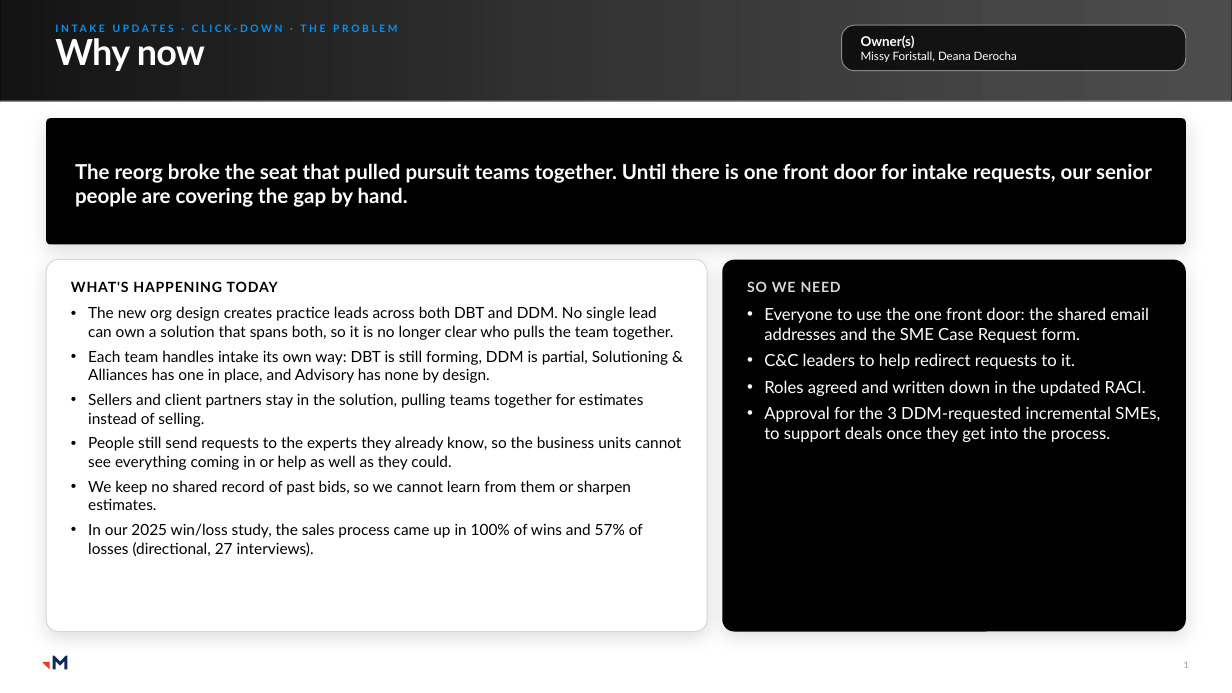
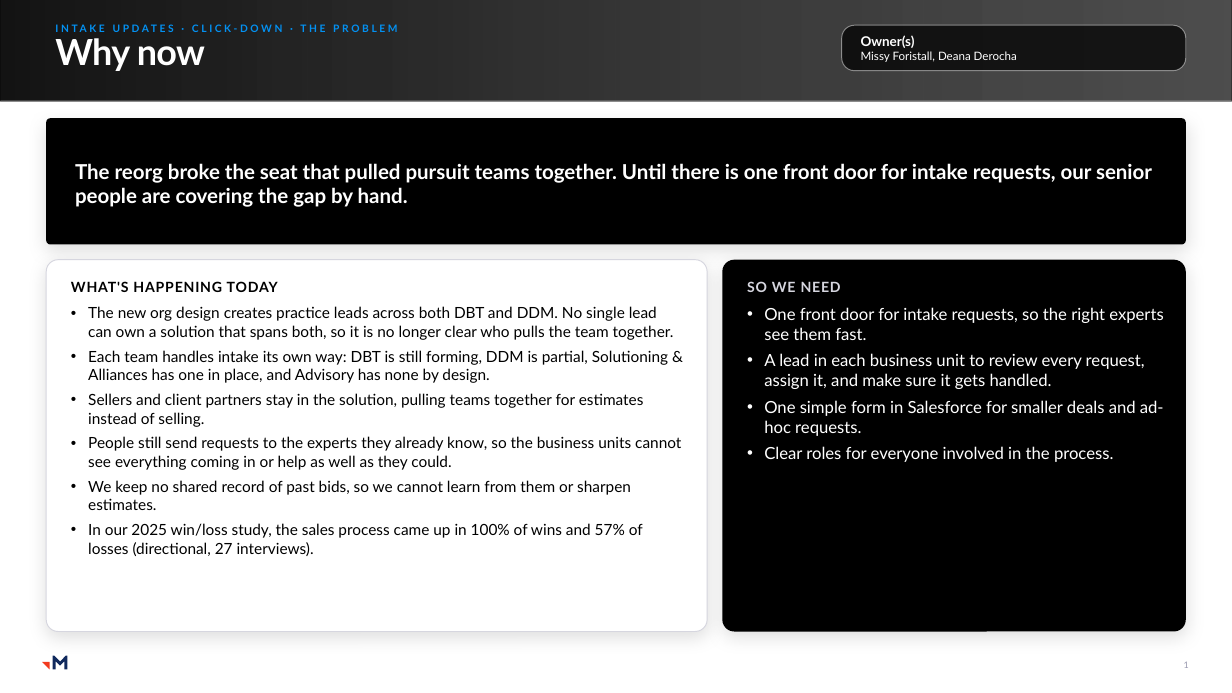
Before and after one commit to RachelHarrisMerkle/BasicMerkle, a slide deck: slide 1 of Intake_Why_Now_slide.pptx. Drawn at 1232x693 pixels with LibreOffice and Linux fonts; fonts in the diff are those of the drawing; grey boxes stand for pictures. Boxes give left, top, right and bottom in pixels: in the first picture for what was removed or moved away, otherwise in the second. Text is boxed around its words. In the diff, an @@ line names an element or a change of style, - is before the commit and + after.

```diff
--- a/Intake_Why_Now_slide.pptx
+++ b/Intake_Why_Now_slide.pptx
@@ text in rounded rectangle at [764,307,1164,462]: text changed @@
-• Everyone to use the one front door: the shared email addresses and the SME Case Request form.
-• C&C leaders to help redirect requests to it.
-• Roles agreed and written down in the updated RACI.
-• Approval for the 3 DDM-requested incremental SMEs, to support deals once they get into the process.
+• One front door for intake requests, so the right experts see them fast.
+• A lead in each business unit to review every request, assign it, and make sure it gets handled.
+• One simple form in Salesforce for smaller deals and ad-hoc requests.
+• Clear roles for everyone involved in the process.
```
